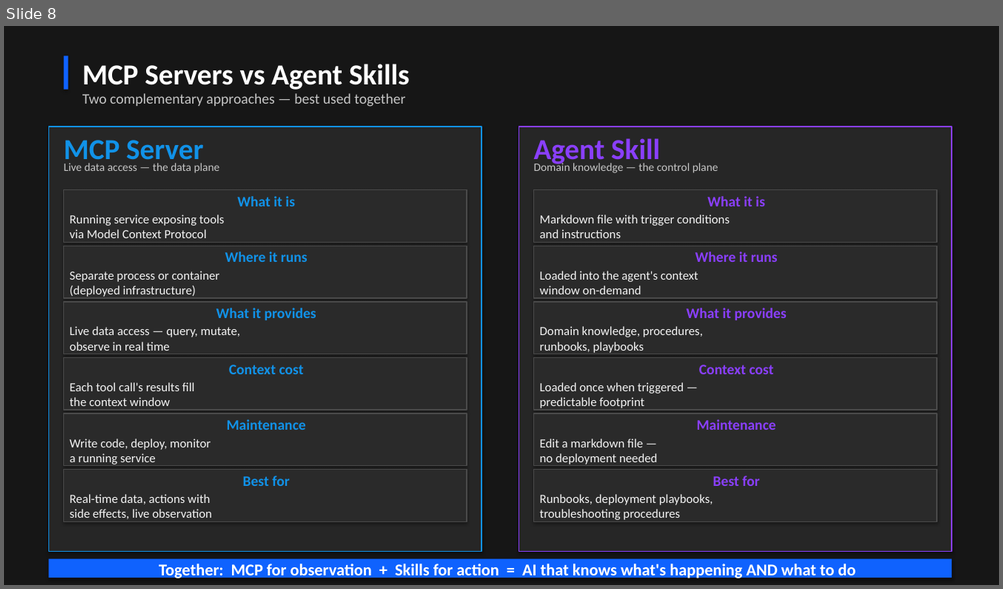
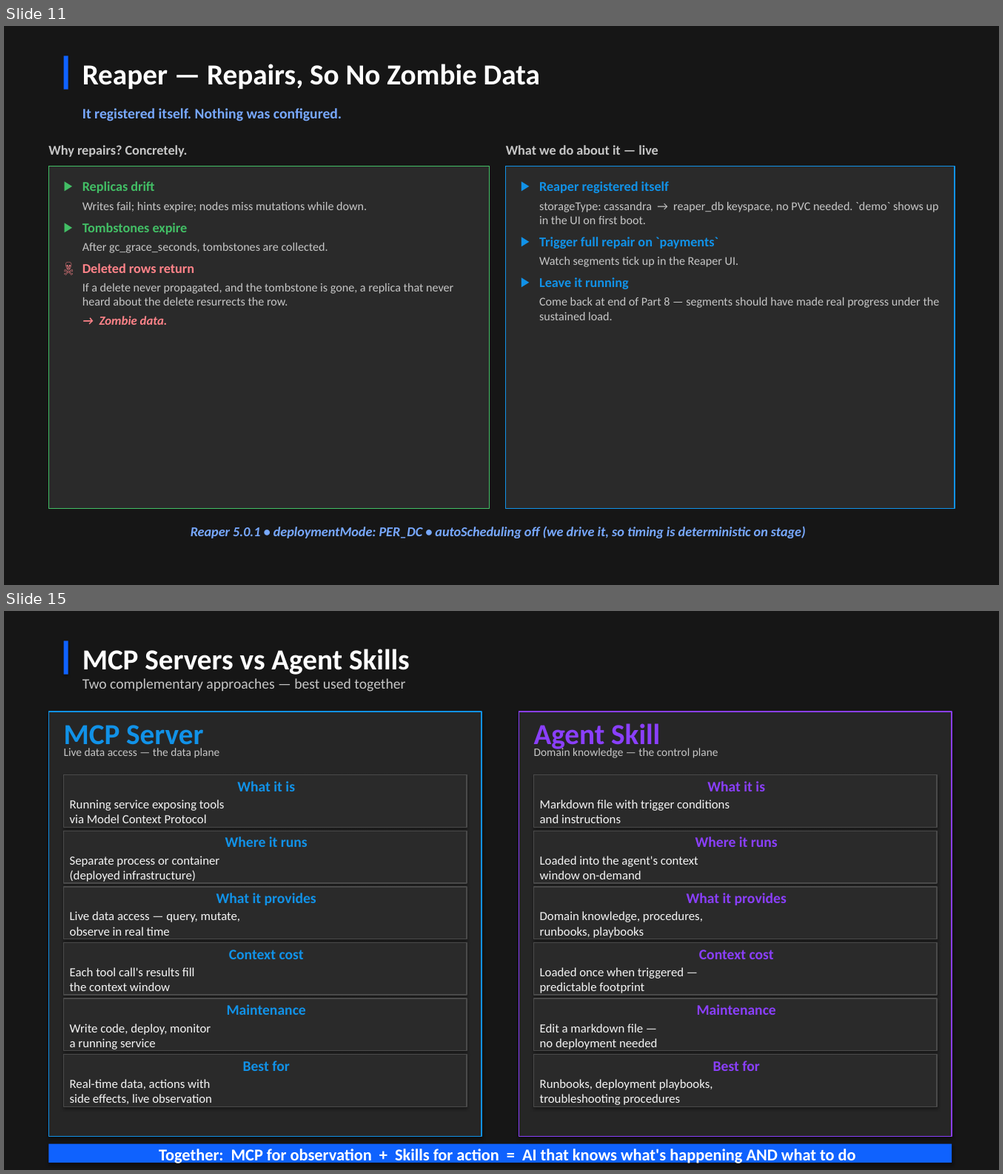
Before and after one commit to jamesc127/k8ssandra-mcp-workshop, a slide deck: k8ssandra-reference-architecture.pptx. Shown one above the other, each under a label of ours: slide 8 before the commit, slides 11 and 15 after it; the slides between them are not shown. The pictures are 1003x589 and 1003x1174 pixels, drawn with LibreOffice and Linux fonts; fonts in the diff are those of the drawing. Boxes give left, top, right and bottom in pixels: in the first picture for what was removed or moved away, otherwise in the second. Text is boxed around its words. In the diff, an @@ line names an element or a change of style, - is before the commit and + after.

```diff
--- a/k8ssandra-reference-architecture.pptx
+++ b/k8ssandra-reference-architecture.pptx
@@ slide 11 added at box(4, 26, 999, 585), background #161616 @@
@@ rectangle added at box(64, 56, 68, 90), fill #0F62FE @@
@@ text added at box(82, 64, 540, 89), 28 pt, text #FFFFFF, bold @@
+Reaper — Repairs, So No Zombie Data
@@ text added at box(82, 108, 341, 121), 14 pt, text #78A9FF, bold @@
+It registered itself. Nothing was configured.
@@ text added at box(48, 145, 188, 157), 13 pt, text #C6C6C6, bold @@
+Why repairs? Concretely.
@@ text added at box(506, 145, 657, 155), 13 pt, text #C6C6C6, bold @@
+What we do about it — live
@@ rectangle added at box(48, 167, 489, 508), fill #2A2A2A, outline #42BE65 1 pt, 11.5 pt, text #C6C6C6 @@
+▶ Replicas drift
+Writes fail; hints expire; nodes miss mutations while down.
+▶ Tombstones expire
+After gc_grace_seconds, tombstones are collected.
+☠ Deleted rows return
+If a delete never propagated, and the tombstone is gone, a replica that never heard about the delete resurrects the row.
+→ Zombie data.
@@ rectangle added at box(506, 167, 954, 508), fill #2A2A2A, outline #1192E8 1 pt, 11.5 pt, text #C6C6C6 @@
+▶ Reaper registered itself
+storageType: cassandra → reaper_db keyspace, no PVC needed. `demo` shows up in the UI on first boot.
+▶ Trigger full repair on `payments`
+Watch segments tick up in the Reaper UI.
+▶ Leave it running
+Come back at end of Part 8 — segments should have made real progress under the sustained load.
@@ text added at box(190, 526, 805, 539), 13 pt, text #78A9FF, bold, italic @@
+Reaper 5.0.1 • deploymentMode: PER_DC • autoScheduling off (we drive it, so timing is deterministic on stage)
@@ what was slide 8 is now slide 15 @@
```
Also in this commit, not shown: 7 slides changed, 8 other slides added, 2 slides removed, 1 other file.
